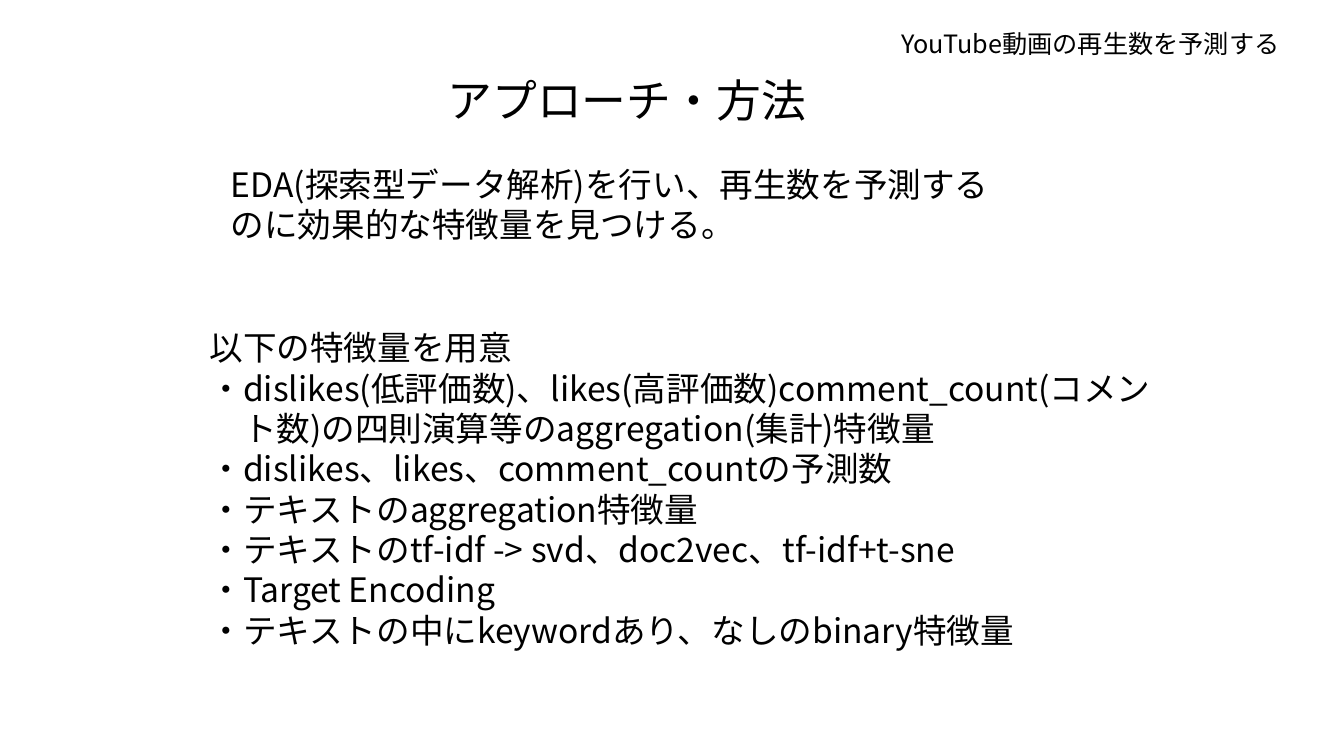
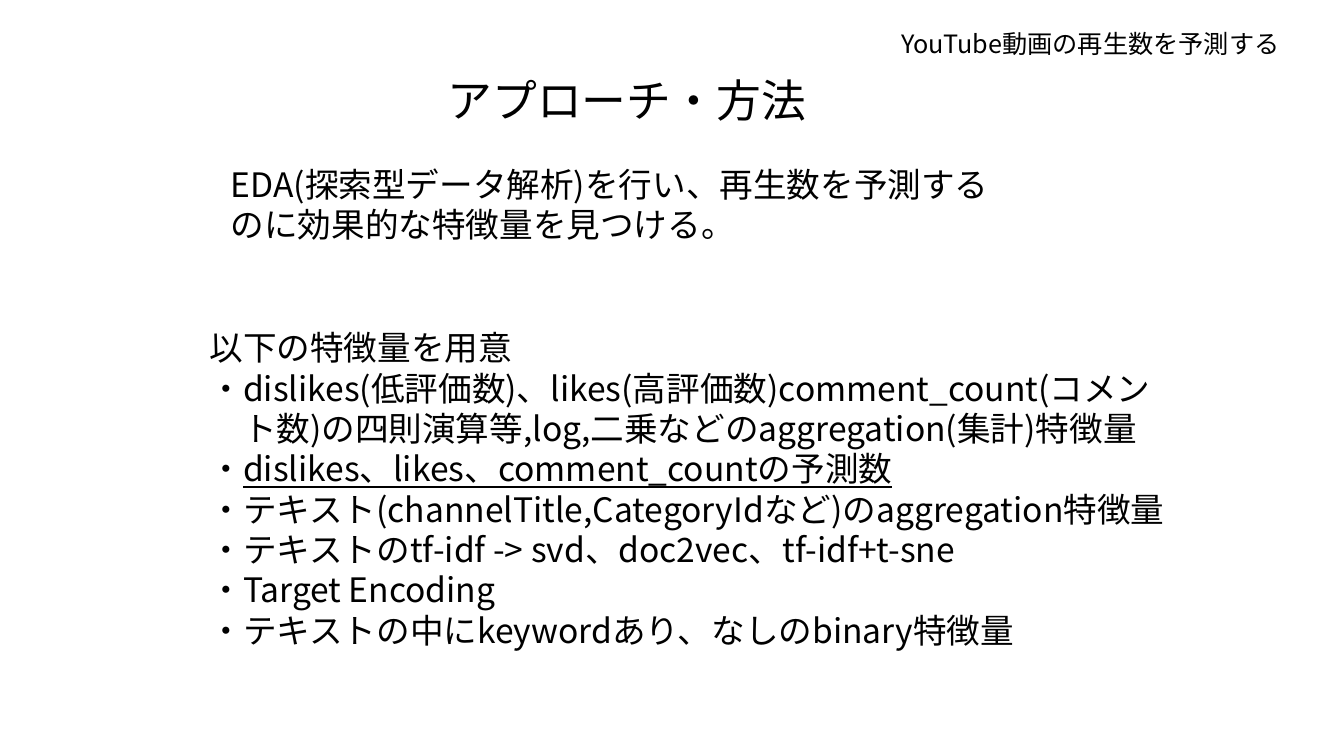
Before and after one commit to tsuru-kazu/research, a slide deck: slide 6 of docs/PD3_interim_report.pptx. Drawn at 1344x756 pixels with LibreOffice and Linux fonts; fonts in the diff are those of the drawing. Boxes give left, top, right and bottom in pixels: in the first picture for what was removed or moved away, otherwise in the second. Text is boxed around its words. In the diff, an @@ line names an element or a change of style, - is before the commit and + after.

```diff
--- a/docs/PD3_interim_report.pptx
+++ b/docs/PD3_interim_report.pptx
@@ text at box(243, 407, 1137, 450): text changed @@
-ト数)の四則演算等のaggregation(集計)特徴量
+ト数)の四則演算等,log,二乗などのaggregation(集計)特徴量
@@ text at box(209, 447, 892, 488): underline on in "・dislikes、likes、comment_countの予測数" @@
@@ text at box(209, 487, 1164, 531): text changed @@
-・テキストのaggregation特徴量
+・テキスト(channelTitle,CategoryIdなど)のaggregation特徴量
```
Also in this commit, not shown: 5 other slides changed, 3 slides added, 3 other files.
